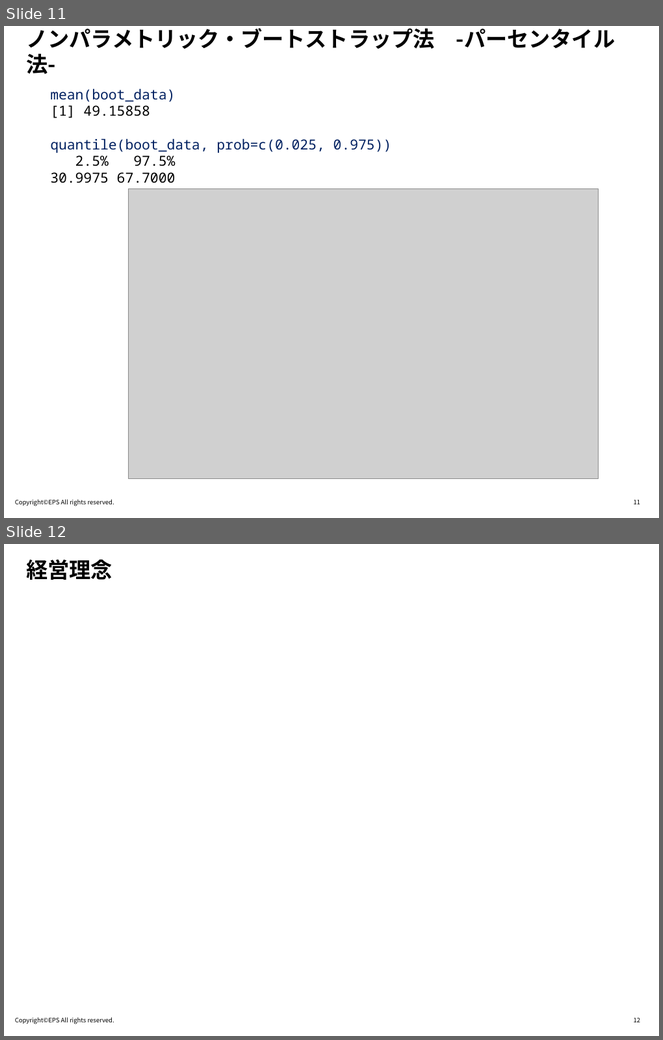
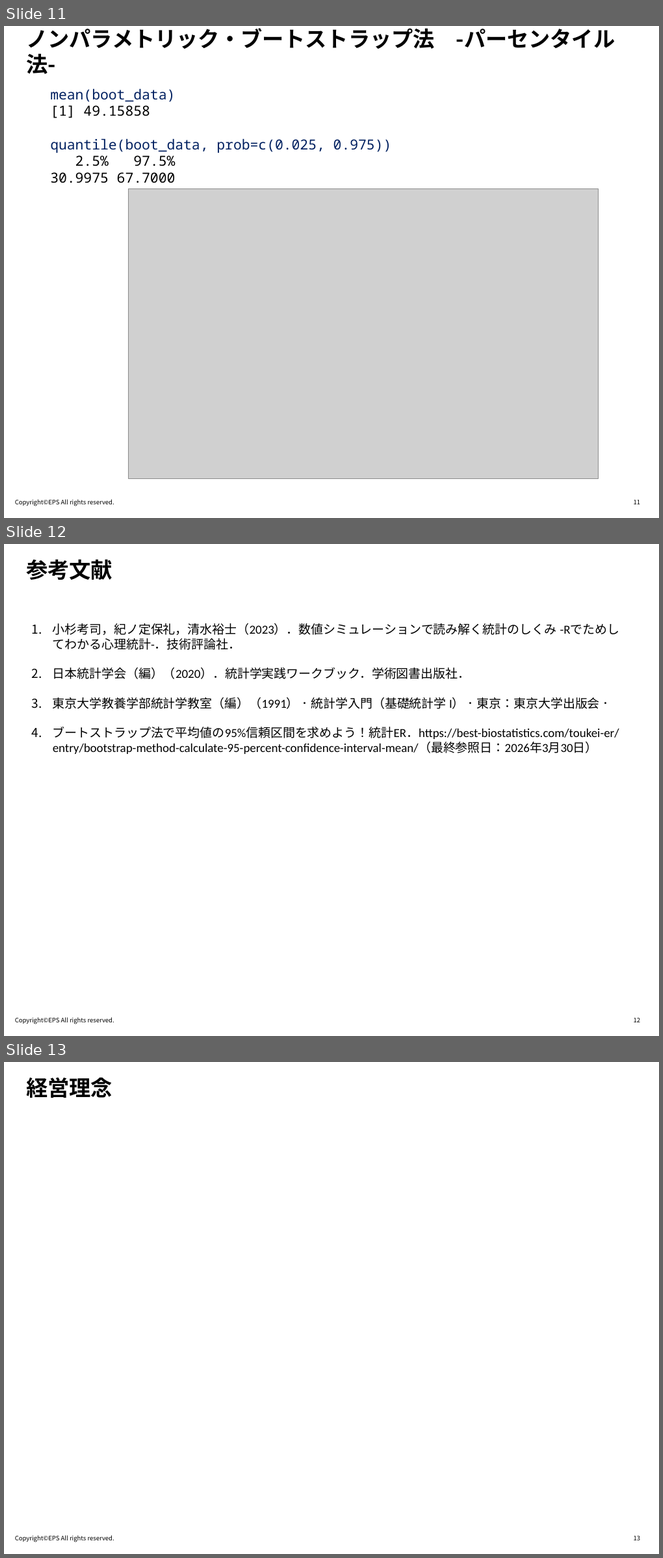
Before and after one commit to R-with-Pharma-Labo/Meetup_1, a slide deck: Materials/1620-1630_Nakagawa/はじめてのシミュレーション_R with Pharma Lab_20260408.pptx. Shown one above the other, each under a label of ours: slides 11 and 12 before the commit, slides 11, 12 and 13 after it. The pictures are 663x1040 and 663x1558 pixels, drawn with LibreOffice and Linux fonts; fonts in the diff are those of the drawing; grey boxes stand for pictures; background and template pictures are left out. Boxes give left, top, right and bottom in pixels: in the first picture for what was removed or moved away, otherwise in the second. Text is boxed around its words. In the diff, an @@ line names an element or a change of style, - is before the commit and + after.

```diff
--- a/Materials/1620-1630_Nakagawa/はじめてのシミュレーション_R with Pharma Lab_20260408.pptx
+++ b/Materials/1620-1630_Nakagawa/はじめてのシミュレーション_R with Pharma Lab_20260408.pptx
@@ slide 12 added at <box>4,544,659,1036</box>, background picture (left out); not listed: 1 template element that a slide beside it also shows @@
@@ title added at <box>26,559,113,580</box>, 28 pt, text #000000, bold @@
+参考文献
@@ text added at <box>53,623,620,754</box>, 16 pt, text #000000 @@
+1. 小杉考司，紀ノ定保礼，清水裕士（2023）．数値シミュレーションで読み解く統計のしくみ -Rでためしてわかる心理統計-．技術評論社．
+2. 日本統計学会（編）（2020）．統計学実践ワークブック．学術図書出版社．
+3. 東京大学教養学部統計学教室（編）（1991）．統計学入門（基礎統計学 I）．東京：東京大学出版会．
+4. ブートストラップ法で平均値の95%信頼区間を求めよう！統計ER．https://best-biostatistics.com/toukei-er/entry/bootstrap-method-calculate-95-percent-confidence-interval-mean/（最終参照日：2026年3月30日）
@@ page number added at <box>634,1018,641,1022</box>, 8 pt, text #000000 @@
+12
@@ what was slide 12 is now slide 13 @@
```
Also in this commit, not shown: 3 slides changed.
